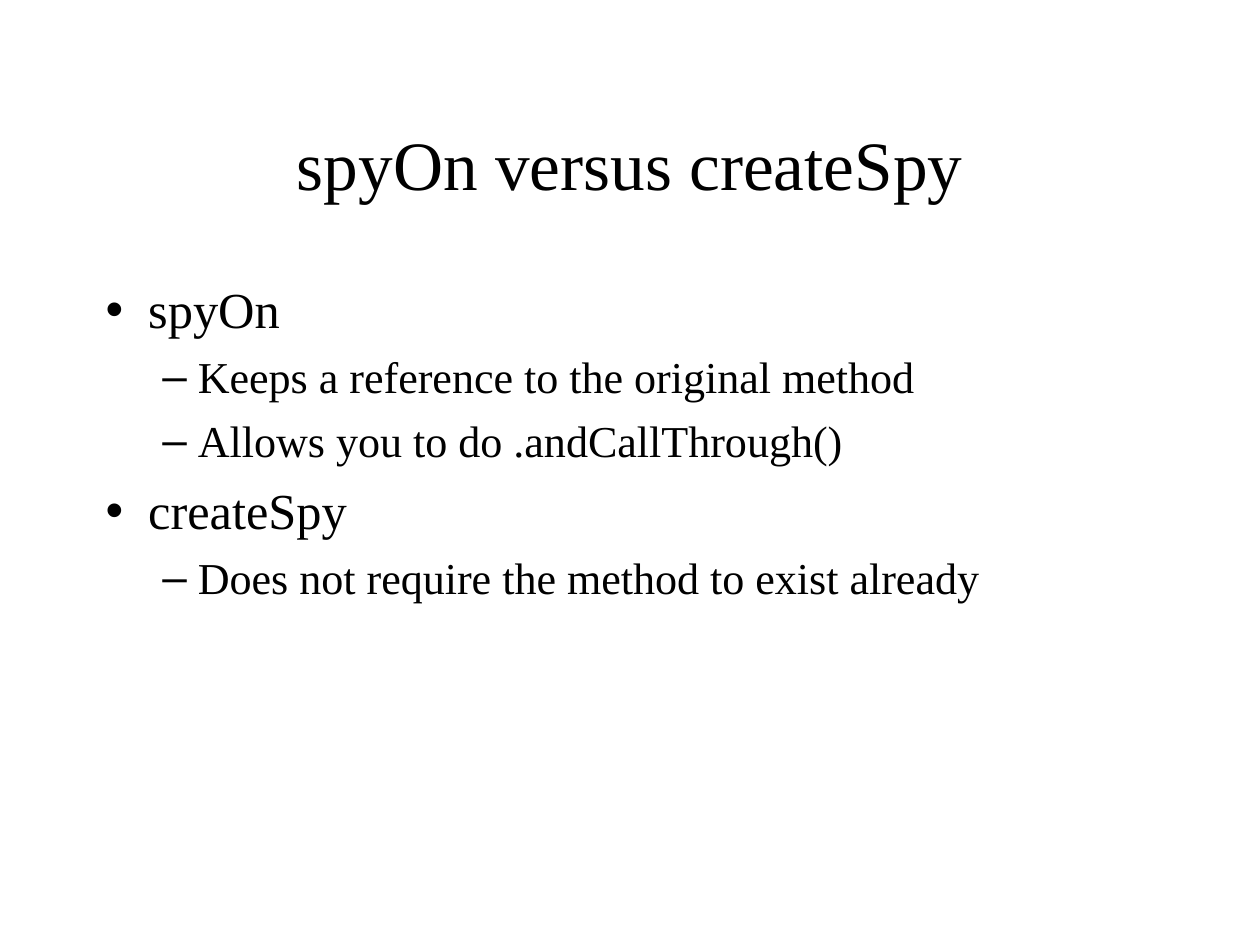
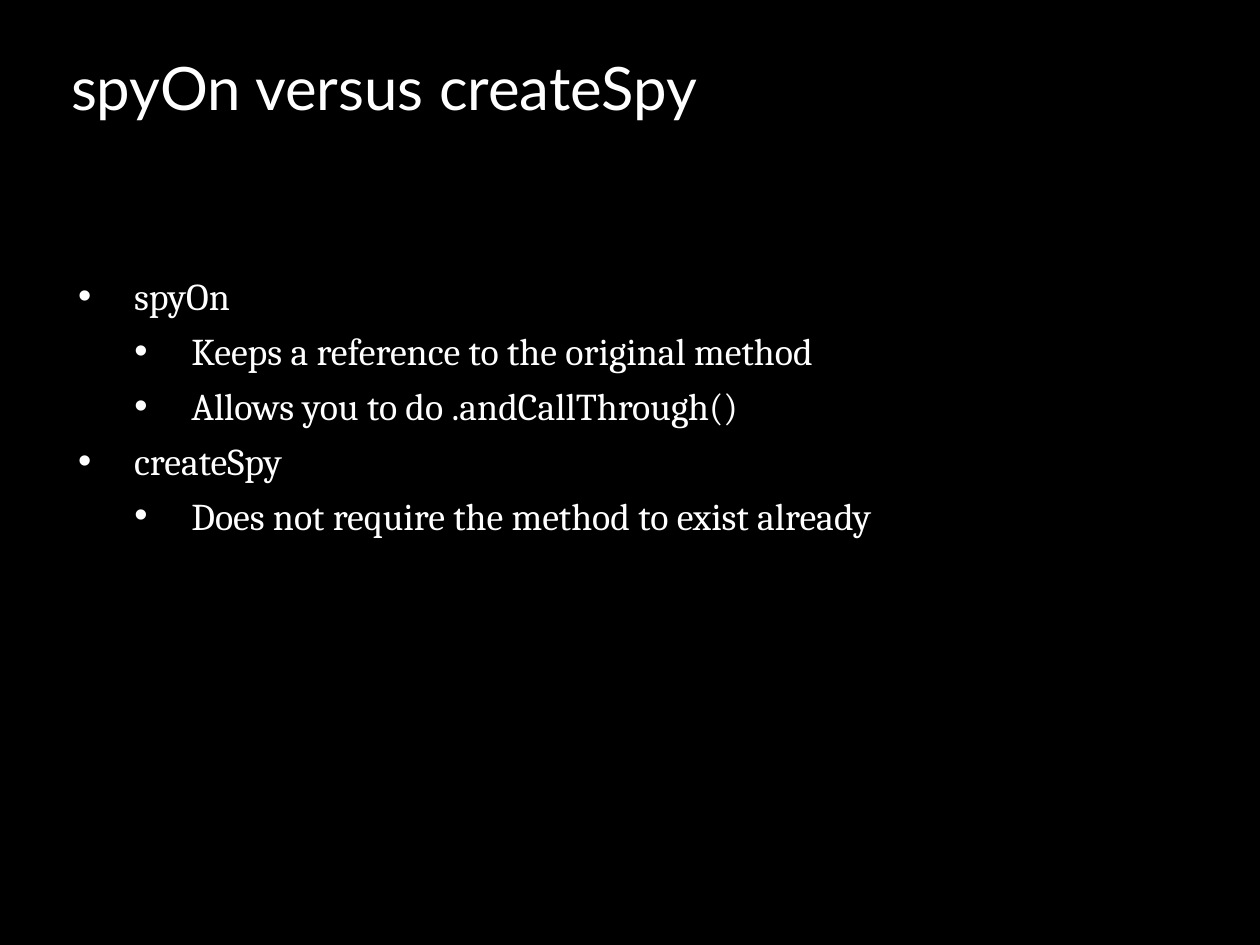
Before and after one commit to jomontanari/JasmineBowlingGame, a slide deck: slide 13 of TestingJavaScript_with_Jasmine.ppt. Drawn at 1260x945 pixels with LibreOffice and Linux fonts; fonts in the diff are those of the drawing; background and template pictures are left out. Boxes give left, top, right and bottom in pixels: in the first picture for what was removed or moved away, otherwise in the second. Text is boxed around its words. In the diff, an @@ line names an element or a change of style, - is before the commit and + after.

```diff
--- a/TestingJavaScript_with_Jasmine.ppt
+++ b/TestingJavaScript_with_Jasmine.ppt
@@ background #FFFFFF to #000000 @@
@@ title "spyOn versus createSpy": place and size @@
-title "spyOn versus createSpy" at [297, 144, 962, 204]
+title "spyOn versus createSpy" at [71, 66, 697, 121]
@@ title "spyOn versus createSpy" at [71, 66, 697, 121]: size 44 to 38 pt, font Times New Roman to Lato, text colour #000000 to #FFFFFF; alignment centre to left; vertical alignment middle to top @@
@@ text "spyOn": place and size @@
-text "spyOn" at [148, 294, 980, 604]
+text "spyOn" at [134, 284, 871, 538]
@@ text "spyOn" at [134, 284, 871, 538]: size 32 to 24 pt in "spyOn", "createSpy"; font Times New Roman to Cambria, text colour #000000 to #FFFFFF; size 28 to 24 pt in "Keeps a reference to the original method", "Allows you to do .andCallThrough()", "Does not require the method to exist ..."; indent changed; less space between paragraphs; bullet colour #000000 to #FFFFFF; bullet – to • @@
```
Also in this commit, not shown: 14 other slides changed, 3 slides added, 3 slides removed.
